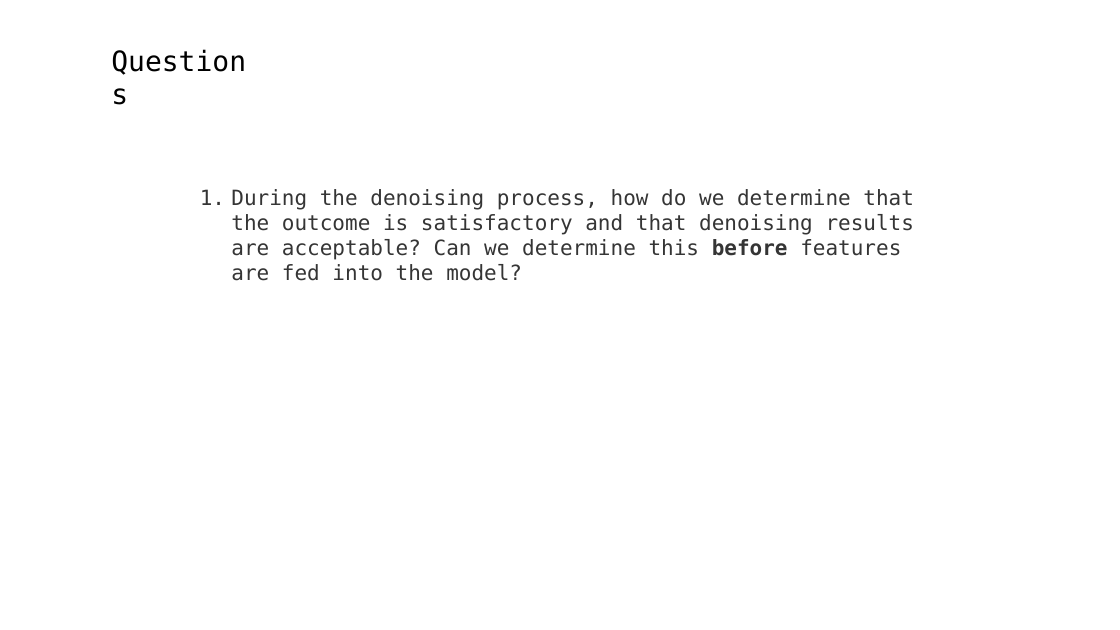
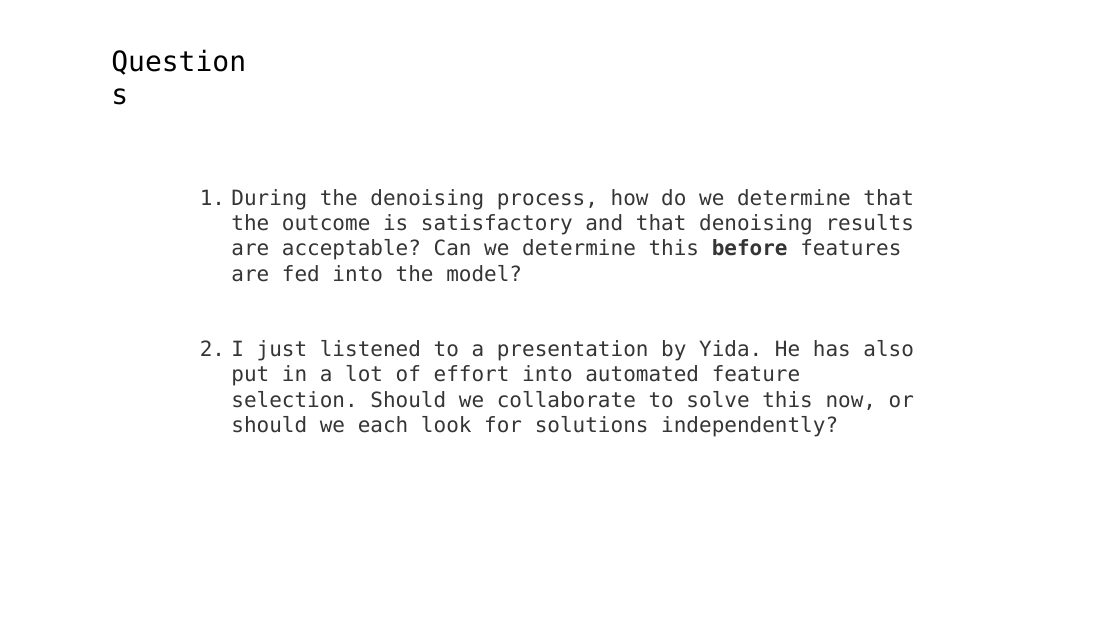
Before and after one commit to A-Big-Tortoise/Presentation, a slide deck: slide 15 of Presentation_821_JiayuChen.pptx. Drawn at 1120x630 pixels with LibreOffice and Linux fonts; fonts in the diff are those of the drawing. Boxes give left, top, right and bottom in pixels: in the first picture for what was removed or moved away, otherwise in the second. Text is boxed around its words. In the diff, an @@ line names an element or a change of style, - is before the commit and + after.

```diff
--- a/Presentation_821_JiayuChen.pptx
+++ b/Presentation_821_JiayuChen.pptx
@@ text at [231, 340, 914, 437]: paragraph added @@
+2. I just listened to a presentation by Yida. He has also put in a lot of effort into automated feature selection. Should we collaborate to solve this now, or should we each look for solutions independently?
```
Also in this commit, not shown: 1 other slide changed.
